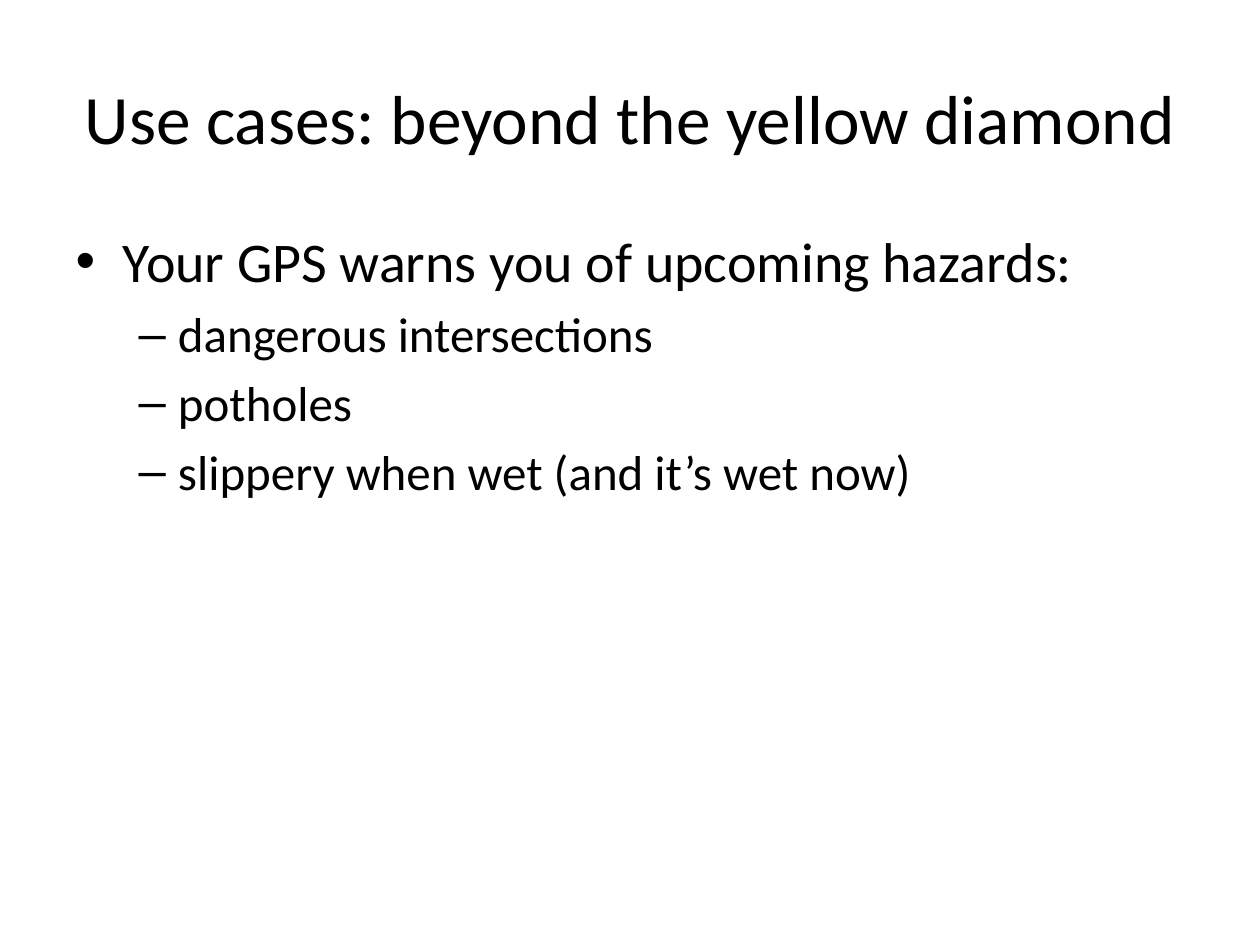
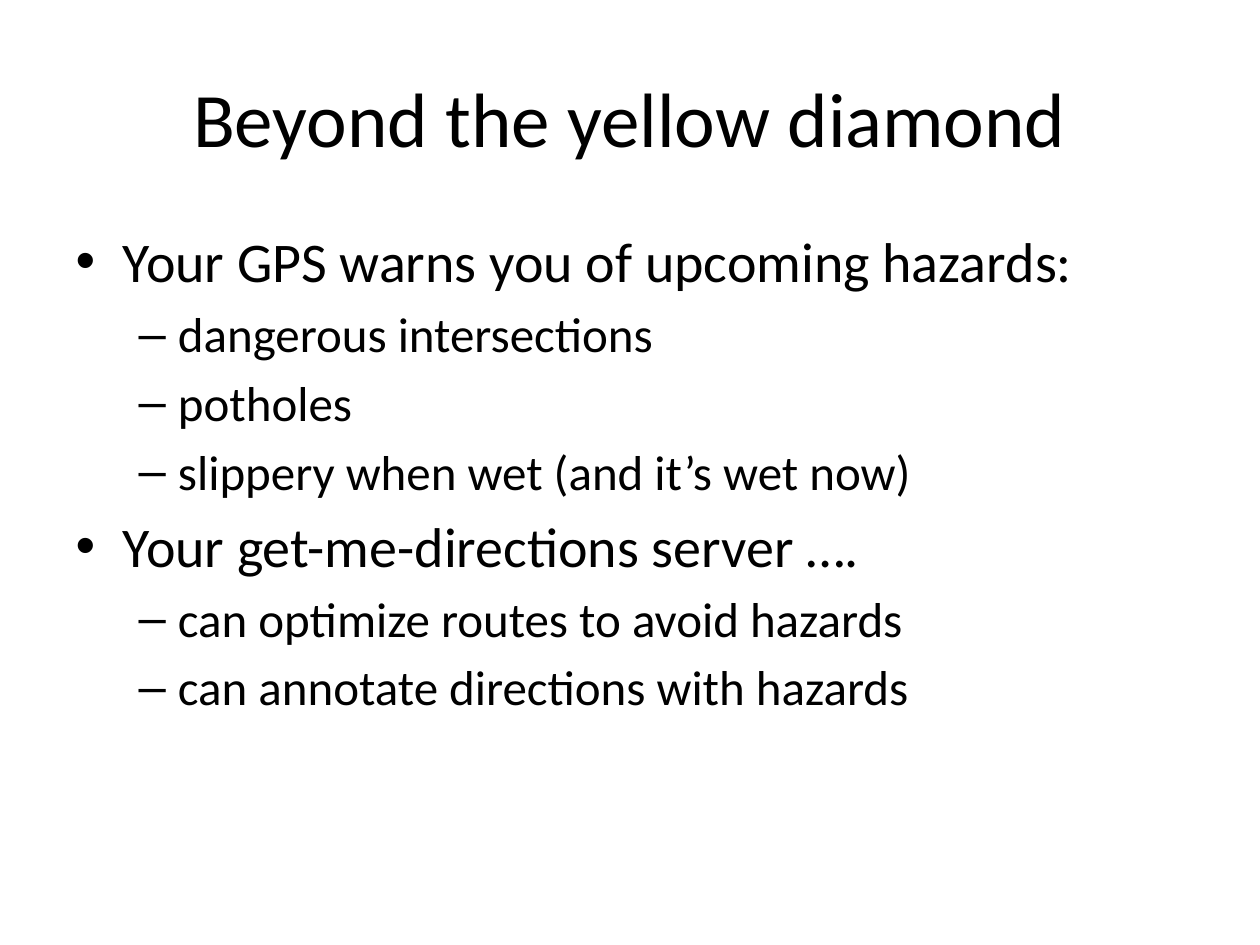
Before and after one commit to srish/crashers, a slide deck: slide 3 of The situated driver.pptx. Drawn at 1260x945 pixels with LibreOffice and Linux fonts; fonts in the diff are those of the drawing. Boxes give left, top, right and bottom in pixels: in the first picture for what was removed or moved away, otherwise in the second. Text is boxed around its words. In the diff, an @@ line names an element or a change of style, - is before the commit and + after.

```diff
--- a/The situated driver.pptx
+++ b/The situated driver.pptx
@@ title at (193, 93, 1066, 160): text changed; size 39.6 to 44 pt @@
-Use cases: beyond the yellow diamond
+Beyond the yellow diamond
@@ text at (123, 528, 908, 706): paragraphs added @@
+• Your get-me-directions server ….
+  – can optimize routes to avoid hazards
+  – can annotate directions with hazards
```
Also in this commit, not shown: 3 other slides changed.
